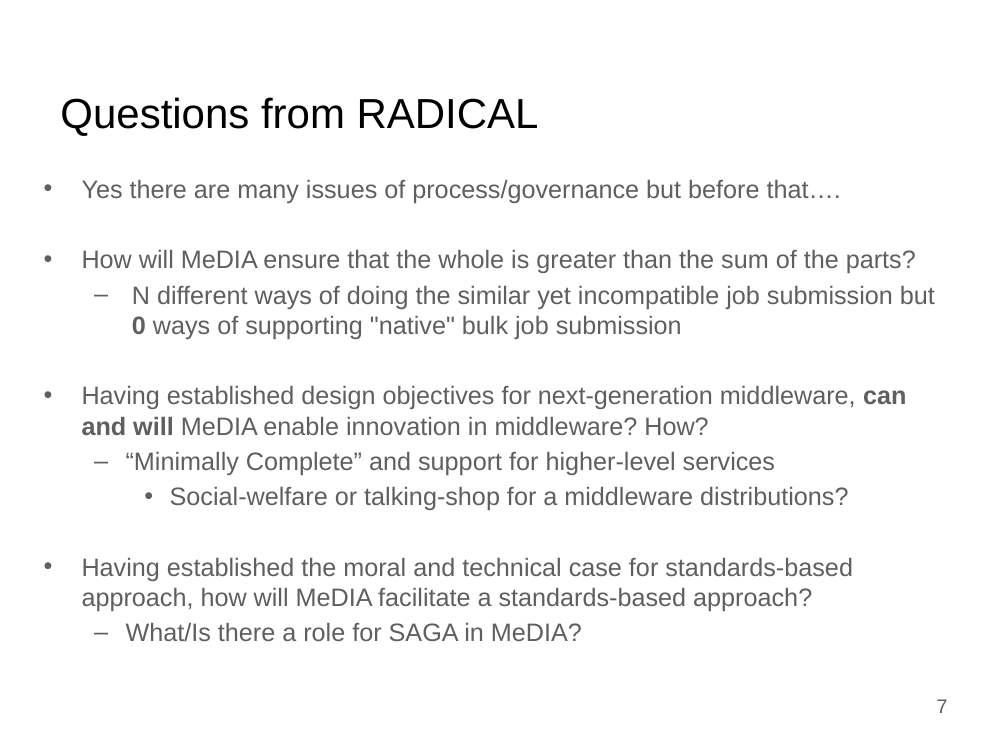
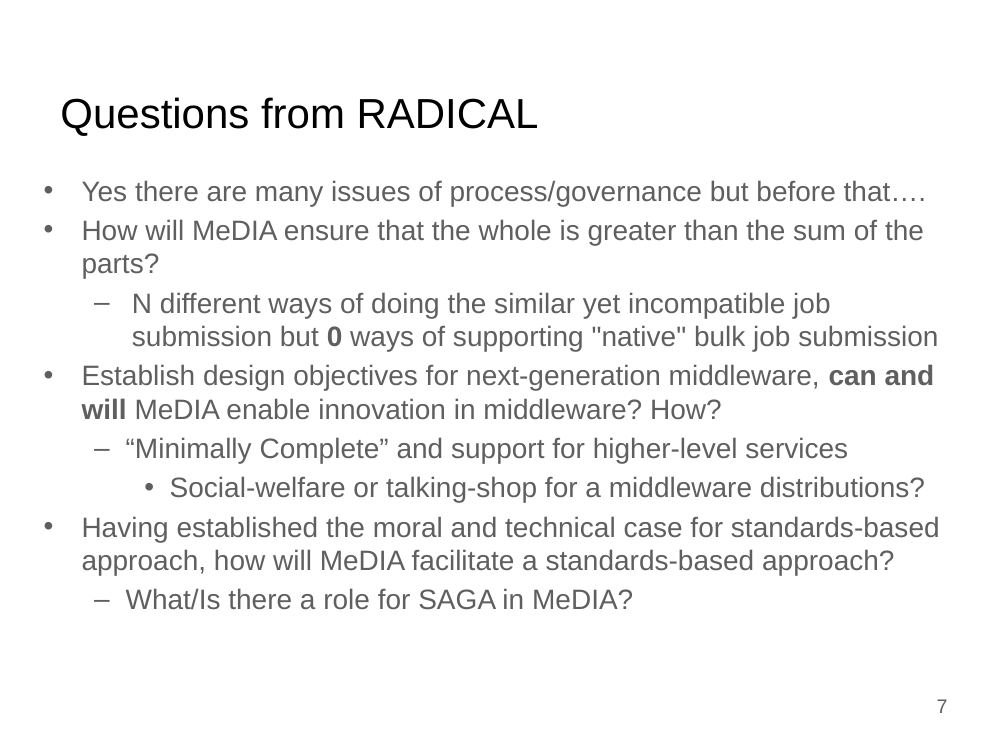
Before and after one commit to saga-project/presentations, a slide deck: slide 7 of radical-media.v0.1.pptx. Drawn at 1008x756 pixels with LibreOffice and Linux fonts; fonts in the diff are those of the drawing; background and template pictures are left out. Boxes give left, top, right and bottom in pixels: in the first picture for what was removed or moved away, otherwise in the second. Text is boxed around its words. In the diff, an @@ line names an element or a change of style, - is before the commit and + after.

Commit message:
final version

```diff
--- a/radical-media.v0.1.pptx
+++ b/radical-media.v0.1.pptx
@@ text at (82,180,940,610): size 18 to 20 pt in "Yes there are many issues of process/governance ...", "How will MeDIA ensure that the whole ...", "N different ways of doing the similar ...", "“Minimally Complete” and support for higher-level services" and 3 more places @@
@@ text at (82,364,935,420): text changed; size 18 to 20 pt @@
-  • Having established design objectives for next-generation middleware, can and will MeDIA enable innovation in middleware? How?
+  • Establish design objectives for next-generation middleware, can and will MeDIA enable innovation in middleware? How?
```
Also in this commit, not shown: 2 other slides changed.
